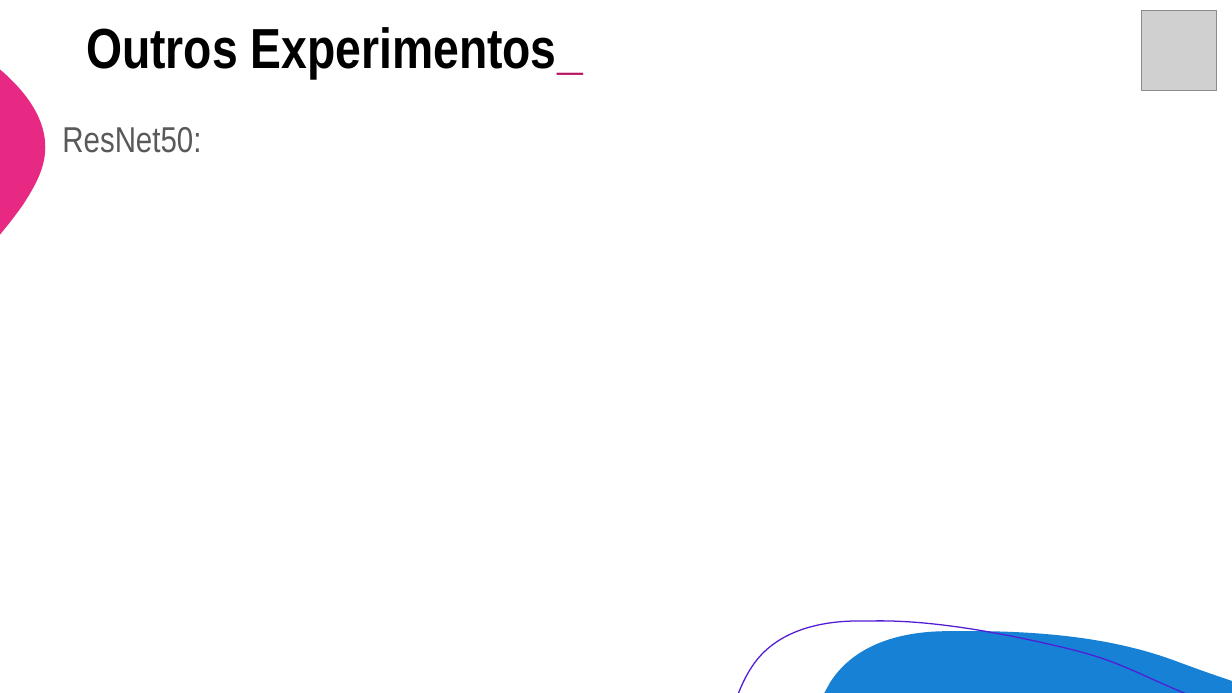
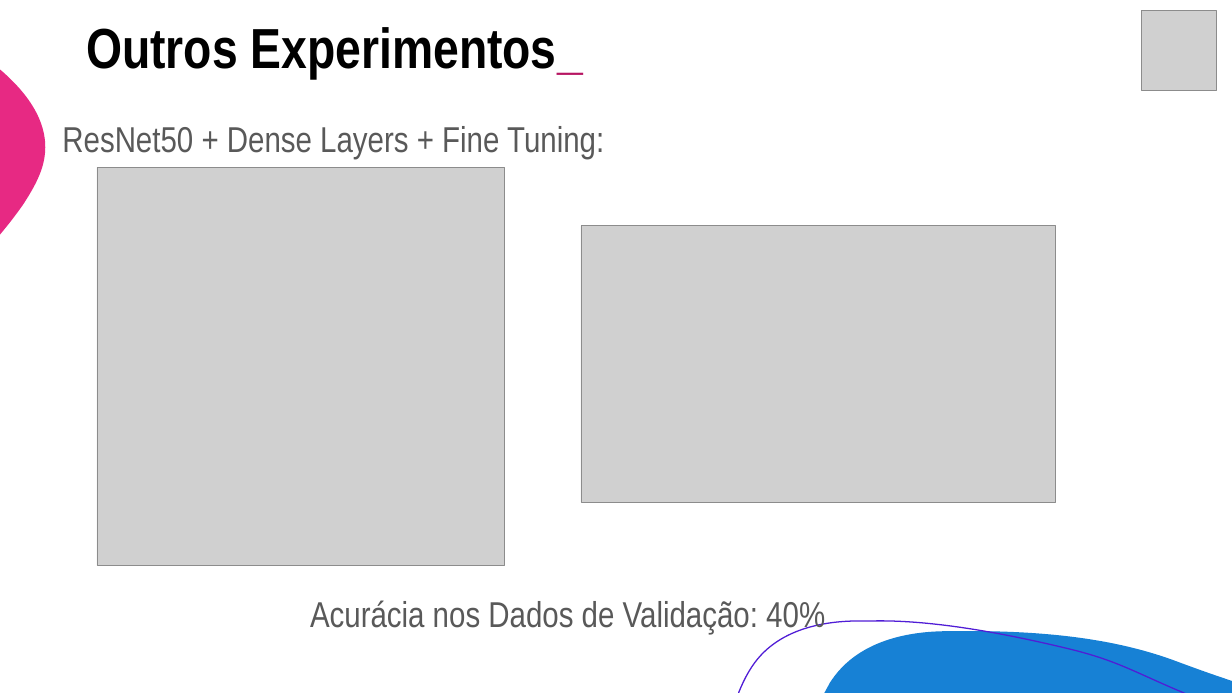
Before and after one commit to mauriciosobrinho/mdc-unicamp-final-project, a slide deck: slide 15 of ppt/Preliminar_Presentation.pptx (slide 13 before the commit). Drawn at 1232x693 pixels with LibreOffice and Linux fonts; fonts in the diff are those of the drawing; grey boxes stand for pictures. Boxes give left, top, right and bottom in pixels: in the first picture for what was removed or moved away, otherwise in the second. Text is boxed around its words. In the diff, an @@ line names an element or a change of style, - is before the commit and + after.

```diff
--- a/ppt/Preliminar_Presentation.pptx
+++ b/ppt/Preliminar_Presentation.pptx
@@ text at (x1=62, y1=126, x2=604, y2=159): text changed @@
-ResNet50:
+ResNet50 + Dense Layers + Fine Tuning:
@@ picture added at (x1=97, y1=167, x2=505, y2=566) @@
@@ picture added at (x1=581, y1=226, x2=1056, y2=503) @@
@@ text added at (x1=310, y1=600, x2=825, y2=635), 28 pt, text #595959 @@
+Acurácia nos Dados de Validação: 40%
```
Also in this commit, not shown: 9 other slides changed, 3 slides added, 3 slides removed.
